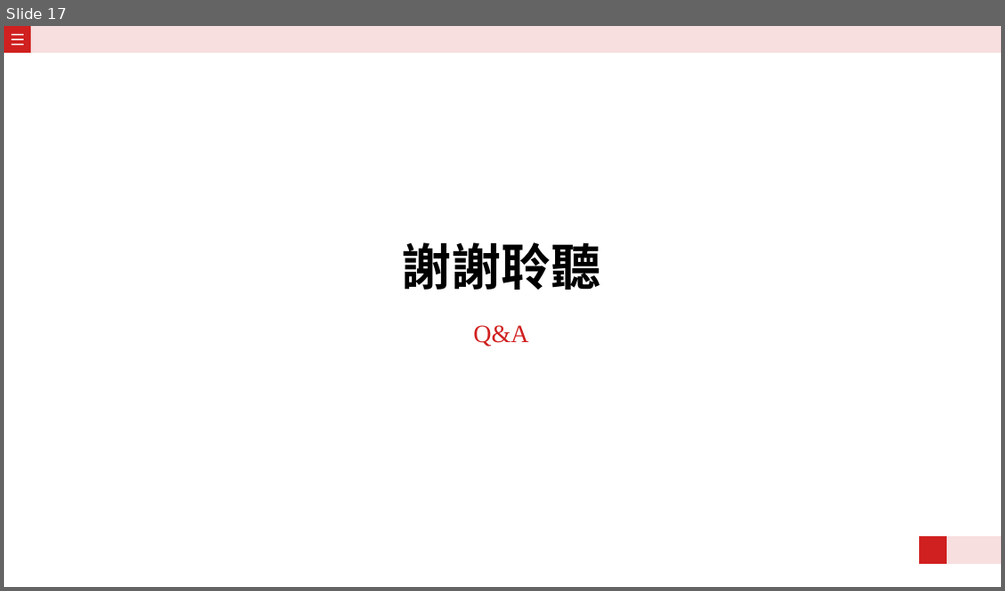
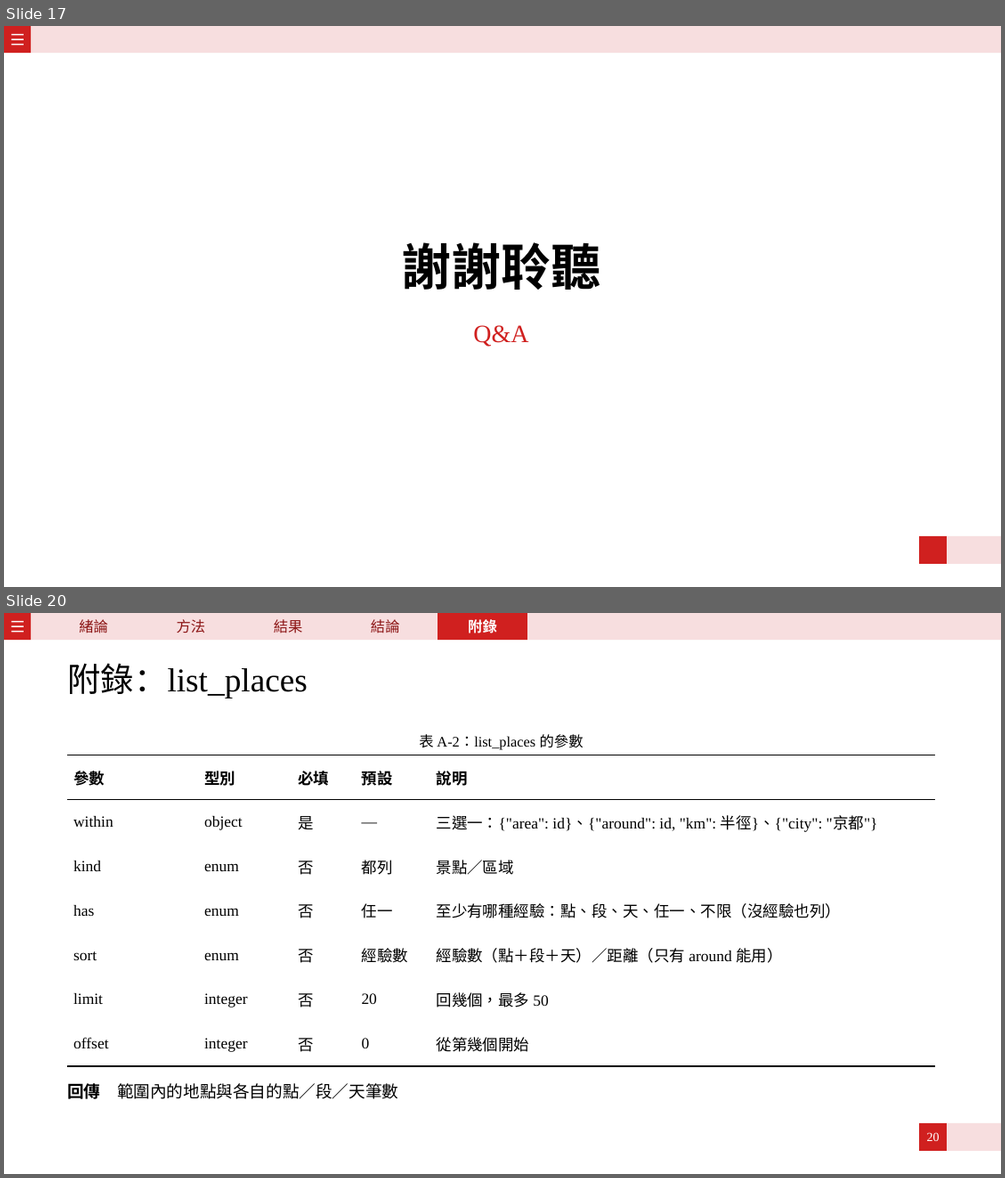
Before and after one commit to tso0216/ST-RAG, a slide deck: slide.pptx. Shown one above the other, each under a label of ours: slide 17 before the commit, slides 17 and 20 after it; the slides between them are not shown. The pictures are 1005x591 and 1005x1178 pixels, drawn with LibreOffice and Linux fonts; fonts in the diff are those of the drawing. Boxes give left, top, right and bottom in pixels: in the first picture for what was removed or moved away, otherwise in the second. Text is boxed around its words. In the diff, an @@ line names an element or a change of style, - is before the commit and + after.

```diff
--- a/slide.pptx
+++ b/slide.pptx
@@ slide 20 added at <box>4,613,1001,1174</box>, background #FFFFFF; not listed: 7 template elements that a slide beside it also shows @@
@@ text added at <box>79,619,108,633</box>, 14 pt, text #8C1515 @@
+緒論
@@ text added at <box>177,619,206,633</box>, 14 pt, text #8C1515 @@
+方法
@@ text added at <box>274,619,303,633</box>, 14 pt, text #8C1515 @@
+結果
@@ text added at <box>371,619,400,633</box>, 14 pt, text #8C1515 @@
+結論
@@ rectangle added at <box>437,613,527,640</box>, fill #D0201F, 14 pt, text #FFFFFF, bold @@
+附錄
@@ title added at <box>67,663,307,698</box>, 32 pt, text #000000 @@
+附錄：list_places
@@ text added at <box>419,734,583,750</box>, 14 pt, text #000000 @@
+表 A-2：list_places 的參數
@@ table added at <box>67,755,935,1066</box>, 7 rows, 5 columns @@
+參數 | 型別 | 必填 | 預設 | 說明
+within | object | 是 | — | 三選一：{"area": id}、{"around": id, "km": 半徑}、{"city": "京都"}
+kind | enum | 否 | 都列 | 景點／區域
+has | enum | 否 | 任一 | 至少有哪種經驗：點、段、天、任一、不限（沒經驗也列）
+sort | enum | 否 | 經驗數 | 經驗數（點＋段＋天）／距離（只有 around 能用）
+limit | integer | 否 | 20 | 回幾個，最多 50
+offset | integer | 否 | 0 | 從第幾個開始
@@ text added at <box>67,1080,398,1103</box>, 16 pt, text #000000 @@
+回傳 範圍內的地點與各自的點／段／天筆數
@@ page number added at <box>927,1132,939,1141</box>, 12 pt, text #FFFFFF @@
+20
```
Also in this commit, not shown: 13 other slides added, 19 other files.
